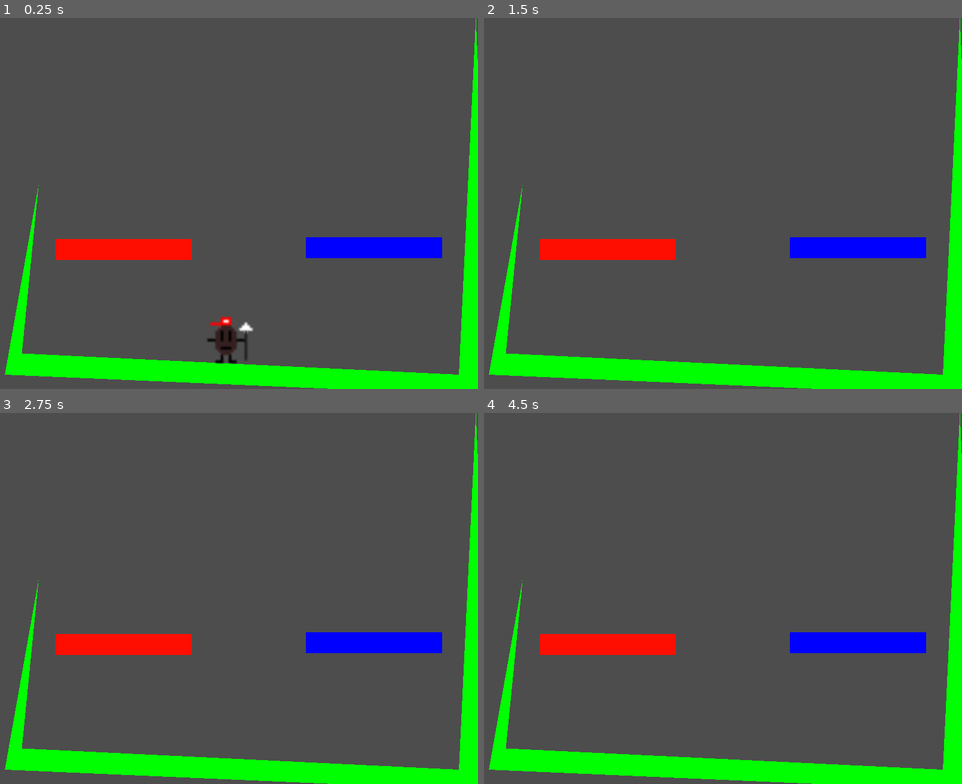
Above: before the commit, frames 1-4 (two rows, left to right).
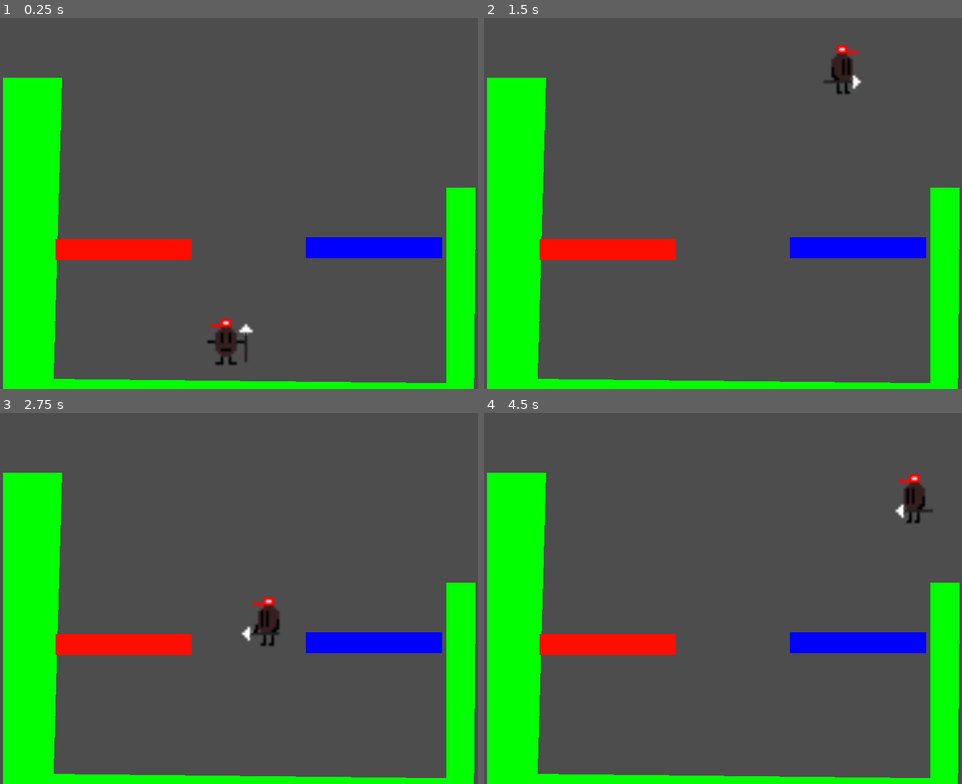
Above: after the commit, the same moments.

Repository: SonuTheNecro/GodotLearningEnvironment
Game: Godot game, scene res://level.tscn
Same seed, same stepped clock (60 frames per second), same inputs: the game is played once before the commit and once after it.
Inputs (mouse positions are in pixels of both pictures, inside the frame that each line leads up to):
- Up to frame 1 (0.25 s): no input
- Up to frame 2 (1.5 s): move the mouse to (828, 184) at 0.52 s; press the mouse at (828, 184) at 0.53 s; hold D (move_right) from 0.53 s (still down); tap W (jump) at 0.77, 0.8, 1.07, 1.35 s; move the mouse to (627, 222) at 1.27 s; release the mouse at (627, 222) at 1.28 s
- Up to frame 3 (2.75 s): tap W (jump) at 1.52, 1.82, 2.3 s; click (143, 617) at 1.55 s; move the mouse to (286, 516) at 2.02 s; release D (move_right) at 2.03 s; press the mouse at (286, 516) at 2.03 s; hold A (move_left) from 2.03 s (still down)
- Up to frame 4 (4.5 s): move the mouse to (699, 672) at 2.77 s; release A (move_left) at 2.78 s; release the mouse at (699, 672) at 2.78 s; hold D (move_right) 2.78-4.28 s; tap S (duck) at 2.85 s; tap W (jump) at 3.02, 3.32, 3.77, 3.8, 4.07 s; click (699, 672) at 3.05 s; move the mouse to (866, 654) at 3.52 s; hold Shift (run) 3.53-4.28 s; move the mouse to (579, 542) at 4.27 s; hold A (move_left) from 4.28 s (still down); click (579, 542) at 4.35 s

The runs differ from the first frame. In frame 1, 16% of the frame differs, in the area x 0-100%, y 0-100%; in frame 2, 16%; in frame 3, 16%; in frame 4, 16%.

Commit message:
feat: Attack Animation + Recoil

Diff:
--- /dev/null
+++ b/AnimatedSprite2D.gd
@@ -0,0 +1,15 @@
+extends AnimatedSprite2D
+
+
+# Called when the node enters the scene tree for the first time.
+func _ready():
+	pass # Replace with function body.
+
+
+# Called every frame. 'delta' is the elapsed time since the previous frame.
+func _process(_delta):
+	if frame < 4 and get_animation() == "attack":
+		$Spear.get_child(0).disabled = false
+		#print("hitbox out")
+	else:
+		$Spear.get_child(0).disabled = true
--- a/CollisionPolygon2D.gd
+++ b/CollisionPolygon2D.gd
@@ -12,5 +12,5 @@
 
 
 # Called every frame. 'delta' is the elapsed time since the previous frame.
-func _process(delta):
+func _process(_delta):
 	pass
--- a/level.tscn
+++ b/level.tscn
@@ -16,10 +16,11 @@
 
 [node name="level" type="Node2D"]
 
-[node name="StaticBody2D" type="StaticBody2D" parent="."]
+[node name="StaticBody2D" type="StaticBody2D" parent="." groups=["wall"]]
 
 [node name="CollisionPolygon2D" type="CollisionPolygon2D" parent="StaticBody2D"]
-polygon = PackedVector2Array(72, 312, 8, 672, 928, 712, 896, 0, 864, 672, 40, 632)
+position = Vector2(5, 56)
+polygon = PackedVector2Array(-1, 56, -1, 696, 887, 696, 891, 264, 835, 264, 835, 632, 95, 624, 111, 56)
 script = ExtResource("1_sdvwn")
 
 [node name="ground" type="CollisionShape2D" parent="StaticBody2D"]
--- a/player.gd
+++ b/player.gd
@@ -7,7 +7,7 @@
 const max_jumps : int = 2
 var current_jumps : int = 0
 
-func _physics_process(delta):
+func _physics_process(_delta):
 	var input_dir : Vector2 = input()
 	if not is_on_floor():
 		velocity.y += gravity
@@ -27,13 +27,16 @@
 		play_animation()
 	jump()
 	move_and_slide()
-
+func _process(_delta):
+	pass
 func input() -> Vector2:
 	var input_dir = Vector2.ZERO
 	input_dir.x = Input.get_axis("move_left", "move_right") # Left = -1, Right = +1
 	return input_dir
 func play_animation():
-	if Input.is_action_pressed("jump"):
+	if Input.is_action_pressed("attack"):
+		$AnimatedSprite2D.play("attack")
+	elif Input.is_action_pressed("jump"):
 		$AnimatedSprite2D.play("jump")
 	elif Input.is_action_pressed("duck"):
 		$AnimatedSprite2D.play("duck")
@@ -59,3 +62,10 @@
 			current_jumps += 1
 		if is_on_floor():
 			current_jumps = 0
+func push_back():
+	velocity.x = 500 * (1 )
+	print(velocity.x)
+
+func hitbox_check(body: PhysicsBody2D):
+	if body.is_in_group("wall"):
+		push_back()
--- a/player.tscn
+++ b/player.tscn
@@ -10,6 +10,7 @@
 [ext_resource type="Texture2D" uid="uid://dsay6x8k3aiu0" path="res://player_sprites/player_walk.png" id="5_w475h"]
 [ext_resource type="Texture2D" uid="uid://m7b2w6rx8auj" path="res://player_sprites/player_jump.png" id="6_sh8uf"]
 [ext_resource type="AudioStream" uid="uid://ch1u224aim6aa" path="res://jump.wav" id="9_ynux7"]
+[ext_resource type="Script" path="res://AnimatedSprite2D.gd" id="10_80bi5"]
 
 [sub_resource type="RectangleShape2D" id="RectangleShape2D_tvy71"]
 size = Vector2(41, 77)
@@ -266,6 +267,9 @@
 "name": &"walk",
 "speed": 5.0
 }]
+
+[sub_resource type="RectangleShape2D" id="RectangleShape2D_ku8gd"]
+size = Vector2(5.7, 5.71541)
 
 [node name="player" type="CharacterBody2D"]
 script = ExtResource("1_lb33c")
@@ -279,9 +283,18 @@
 scale = Vector2(5, 5.074)
 sprite_frames = SubResource("SpriteFrames_3dqom")
 animation = &"attack"
+script = ExtResource("10_80bi5")
+
+[node name="Spear" type="Area2D" parent="AnimatedSprite2D"]
+
+[node name="CollisionShape2D" type="CollisionShape2D" parent="AnimatedSprite2D/Spear"]
+position = Vector2(-11.15, -0.492706)
+scale = Vector2(1, 1)
+shape = SubResource("RectangleShape2D_ku8gd")
+disabled = true
 
 [node name="AudioStreamPlayer2D" type="AudioStreamPlayer2D" parent="."]
 stream = ExtResource("9_ynux7")
 volume_db = -13.236
 
-[connection signal="animation_changed" from="AnimatedSprite2D" to="." method="speed_boost"]
+[connection signal="body_entered" from="AnimatedSprite2D/Spear" to="." method="hitbox_check"]
Not shown: 1 places in player.tscn that only renumber resources
